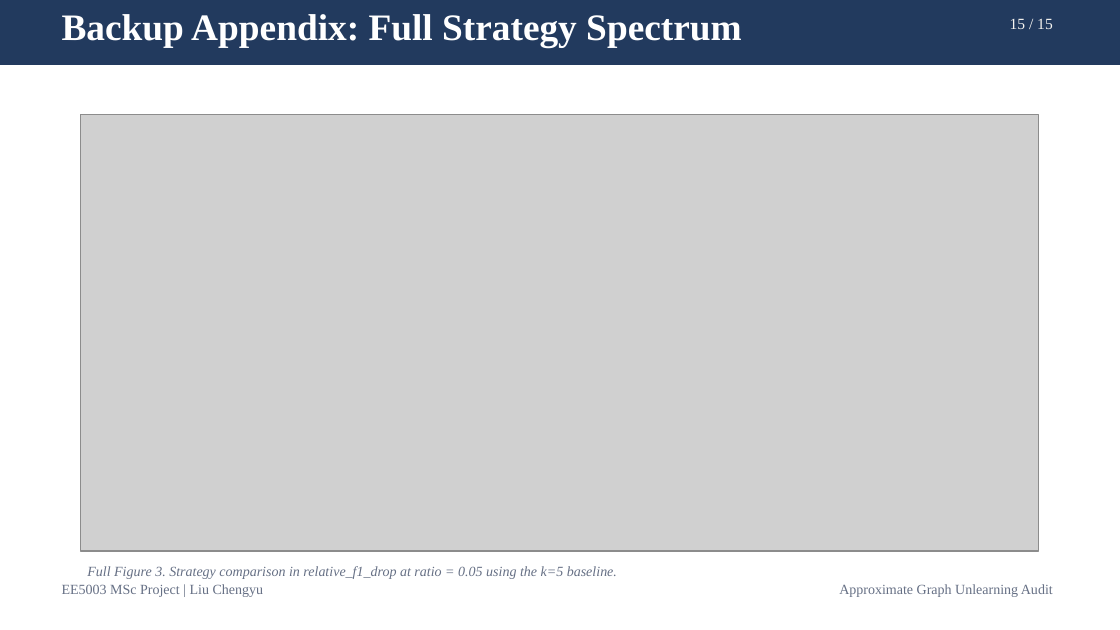
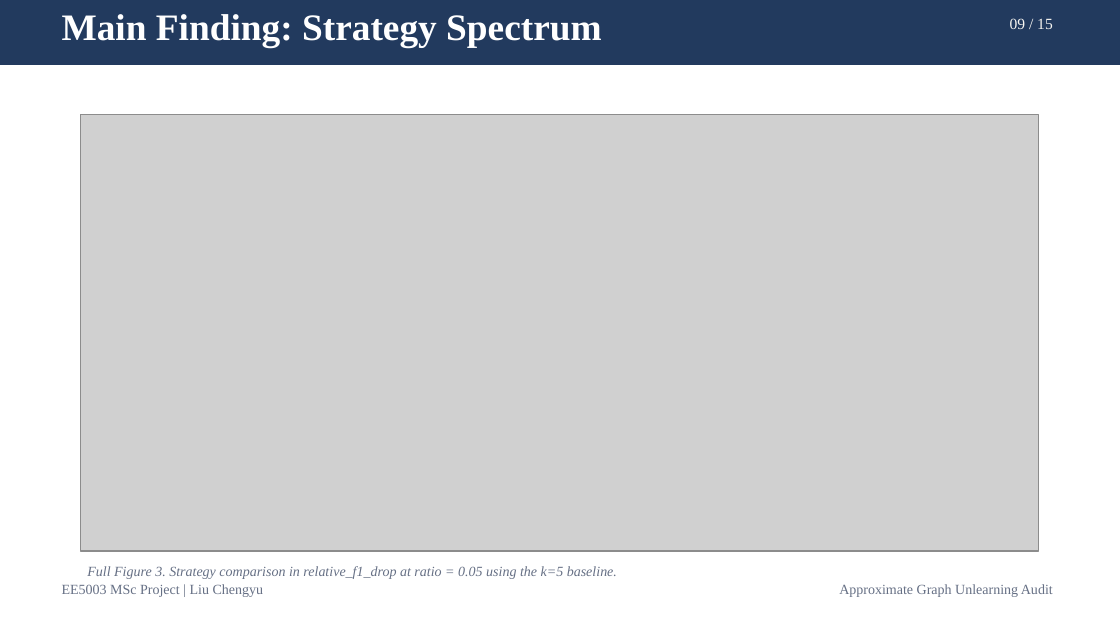
Before and after one commit to lelelelelelelelelelelelele/OpenGU, a slide deck: slide 9 of GULib-master/report/0417_5003report/ppt/out-test/final_15min_defense.pptx (slide 15 before the commit). Drawn at 1120x630 pixels with LibreOffice and Linux fonts; fonts in the diff are those of the drawing; grey boxes stand for pictures. Boxes give left, top, right and bottom in pixels: in the first picture for what was removed or moved away, otherwise in the second. Text is boxed around its words. In the diff, an @@ line names an element or a change of style, - is before the commit and + after.

```diff
--- a/GULib-master/report/0417_5003report/ppt/out-test/final_15min_defense.pptx
+++ b/GULib-master/report/0417_5003report/ppt/out-test/final_15min_defense.pptx
@@ text at <box>62,14,601,47</box>: text changed @@
-Backup Appendix: Full Strategy Spectrum
+Main Finding: Strategy Spectrum
@@ text at <box>1010,18,1053,29</box>: text changed @@
-15 / 15
+09 / 15
```
Also in this commit, not shown: 13 other slides changed, 7 other files.
